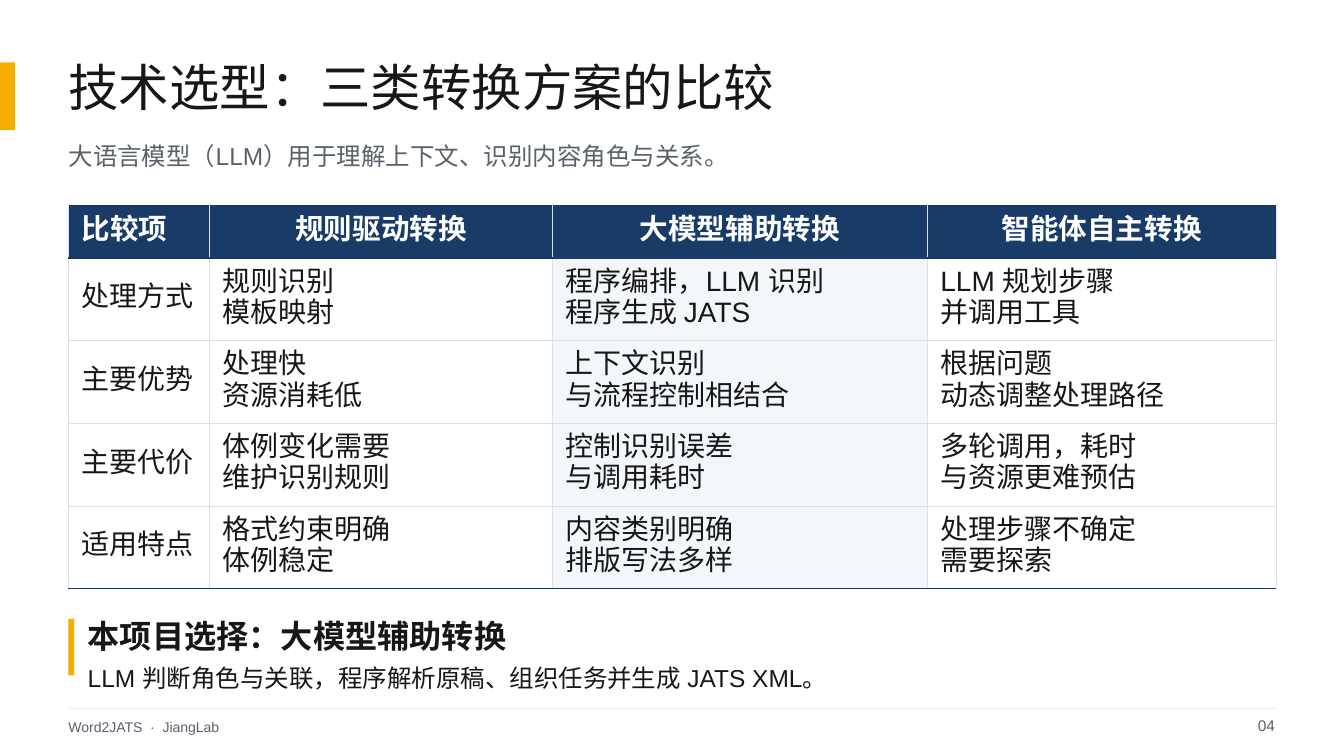
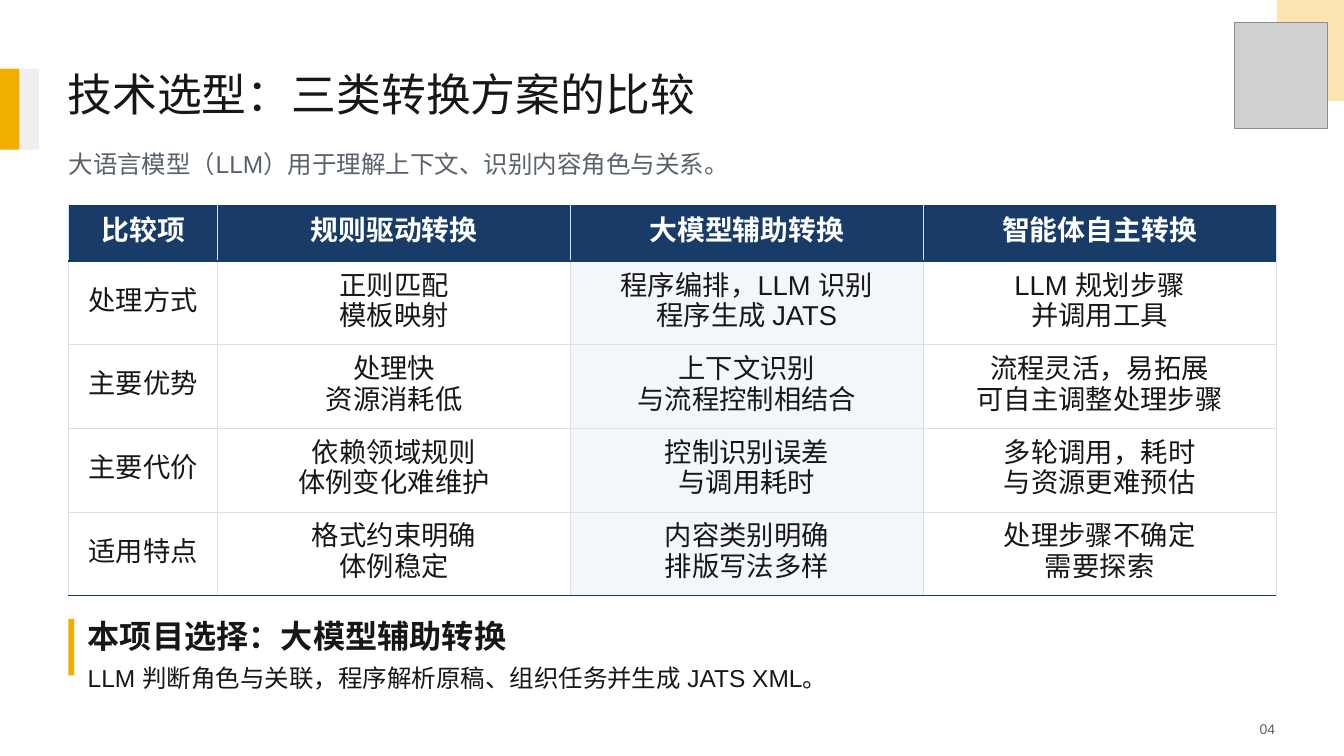
Before and after one commit to Deng-GuiFeng/Word2JATS, a slide deck: slide 4 of 决赛提交/JiangLab-决赛答辩.pptx. Drawn at 1344x756 pixels with LibreOffice and Linux fonts; fonts in the diff are those of the drawing; grey boxes stand for pictures. Boxes give left, top, right and bottom in pixels: in the first picture for what was removed or moved away, otherwise in the second. Text is boxed around its words. In the diff, an @@ line names an element or a change of style, - is before the commit and + after.

Commit message:
fix: restore competition slide template and align finals presentation with original brief

```diff
--- a/决赛提交/JiangLab-决赛答辩.pptx
+++ b/决赛提交/JiangLab-决赛答辩.pptx
@@ picture added at [1235, 22, 1328, 129] @@
@@ freeform shape added at [1277, 0, 1344, 101], fill #FBE6B3 @@
@@ rectangle: place and size @@
-rectangle at [0, 63, 15, 130]
+rectangle at [0, 69, 19, 150]
@@ rectangle at [0, 69, 19, 150]: fill #F2AD00 to #F1AD00 @@
@@ rectangle added at [19, 69, 38, 150], fill #EFEFEF @@
@@ text "技术选型：三类转换方案的比较": place and size @@
-text "技术选型：三类转换方案的比较" at [69, 63, 775, 110]
+text "技术选型：三类转换方案的比较" at [68, 73, 695, 115]
@@ text "技术选型：三类转换方案的比较" at [68, 73, 695, 115]: size 36 to 32 pt; line spacing 42.5pt to 37.8pt @@
@@ text "大语言模型（LLM）用于理解上下文、识别内容角色与关系。": place and size @@
-text "大语言模型（LLM）用于理解上下文、识别内容角色与关系。" at [69, 144, 729, 167]
+text "大语言模型（LLM）用于理解上下文、识别内容角色与关系。" at [69, 152, 729, 175]
@@ table at [69, 206, 1276, 596] @@
-row 2, column 2: 规则识别 / 模板映射
+row 2, column 2: 正则匹配 / 模板映射
-row 3, column 4: 根据问题 / 动态调整处理路径
+row 3, column 4: 流程灵活，易拓展 / 可自主调整处理步骤
-row 4, column 2: 体例变化需要 / 维护识别规则
+row 4, column 2: 依赖领域规则 / 体例变化难维护
@@ size 20.4 to 19.9 pt in "比较项", "规则驱动转换", "大模型辅助转换", "智能体自主转换" @@
@@ size 20 to 19.5 pt in "处理方式", "程序编排，LLM 识别", "程序生成 JATS", "LLM 规划步骤" and 18 more places @@
@@ alignment left to centre @@
@@ line spacing 22.4pt to 21.8pt @@
@@ line removed from (69, 709) to (1276, 709) @@
@@ text removed at [68, 722, 220, 735] @@
-Word2JATS · JiangLab
@@ text "04" at [1260, 724, 1276, 734]: size 11 to 10 pt; line spacing 13pt to 11.8pt @@
```
Also in this commit, not shown: 11 other slides changed, 1 slide added, 4 other files.
